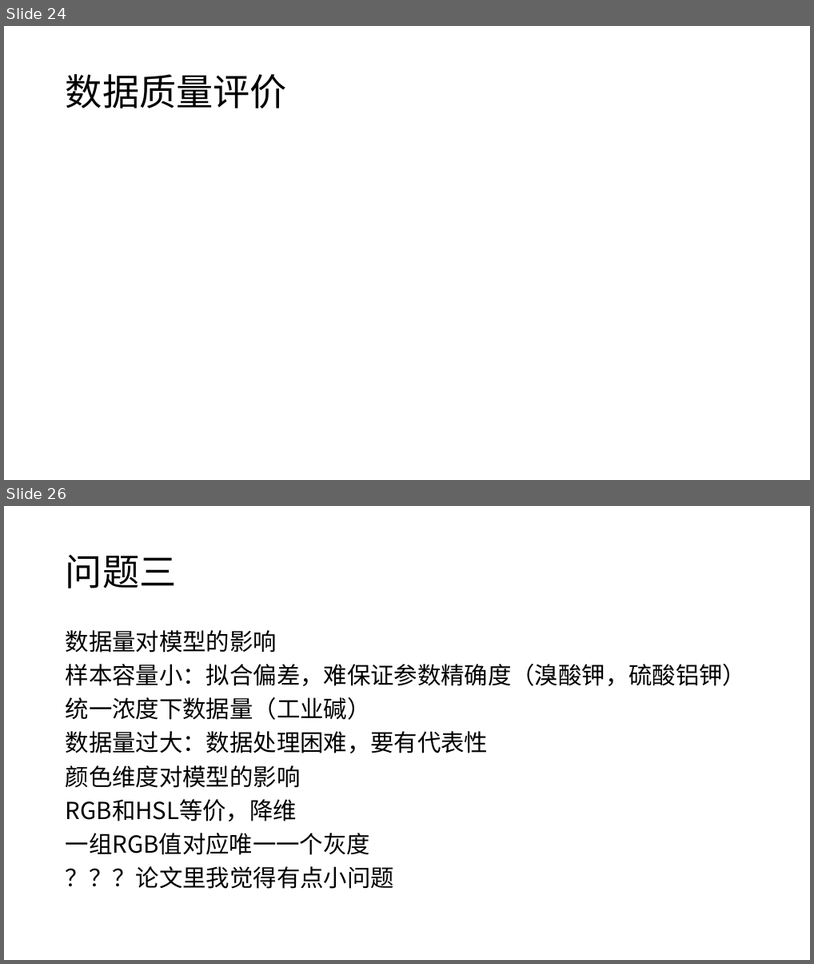
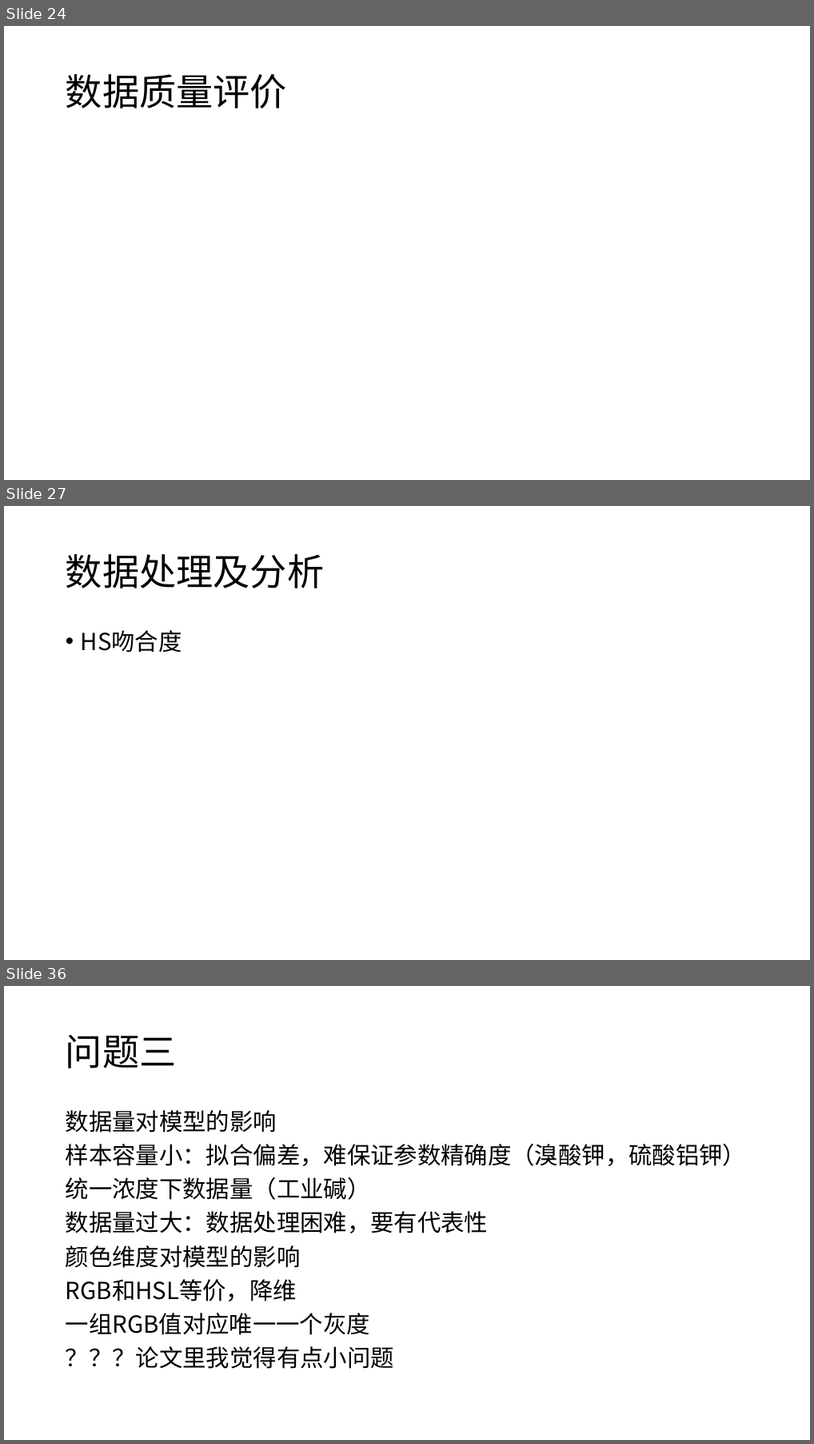
Before and after one commit to yuanjingsong/MCM_Homework, a slide deck: PreG21.pptx. Shown one above the other, each under a label of ours: slides 24 and 26 before the commit, slides 24, 27 and 36 after it; the slides between them are not shown. The pictures are 814x964 and 814x1444 pixels, drawn with LibreOffice and Linux fonts; fonts in the diff are those of the drawing; grey boxes stand for pictures. Boxes give left, top, right and bottom in pixels: in the first picture for what was removed or moved away, otherwise in the second. Text is boxed around its words. In the diff, an @@ line names an element or a change of style, - is before the commit and + after.

```diff
--- a/PreG21.pptx
+++ b/PreG21.pptx
@@ slide 27 added at box(4, 506, 810, 960), background #FFFFFF @@
@@ title added at box(66, 554, 324, 588), 44 pt, text #000000 @@
+数据处理及分析
@@ text added at box(81, 630, 182, 652), 28 pt, text #000000 @@
+• HS吻合度
@@ what was slide 26 is now slide 36 @@
```
Also in this commit, not shown: 1 slide changed, 9 other slides added.
